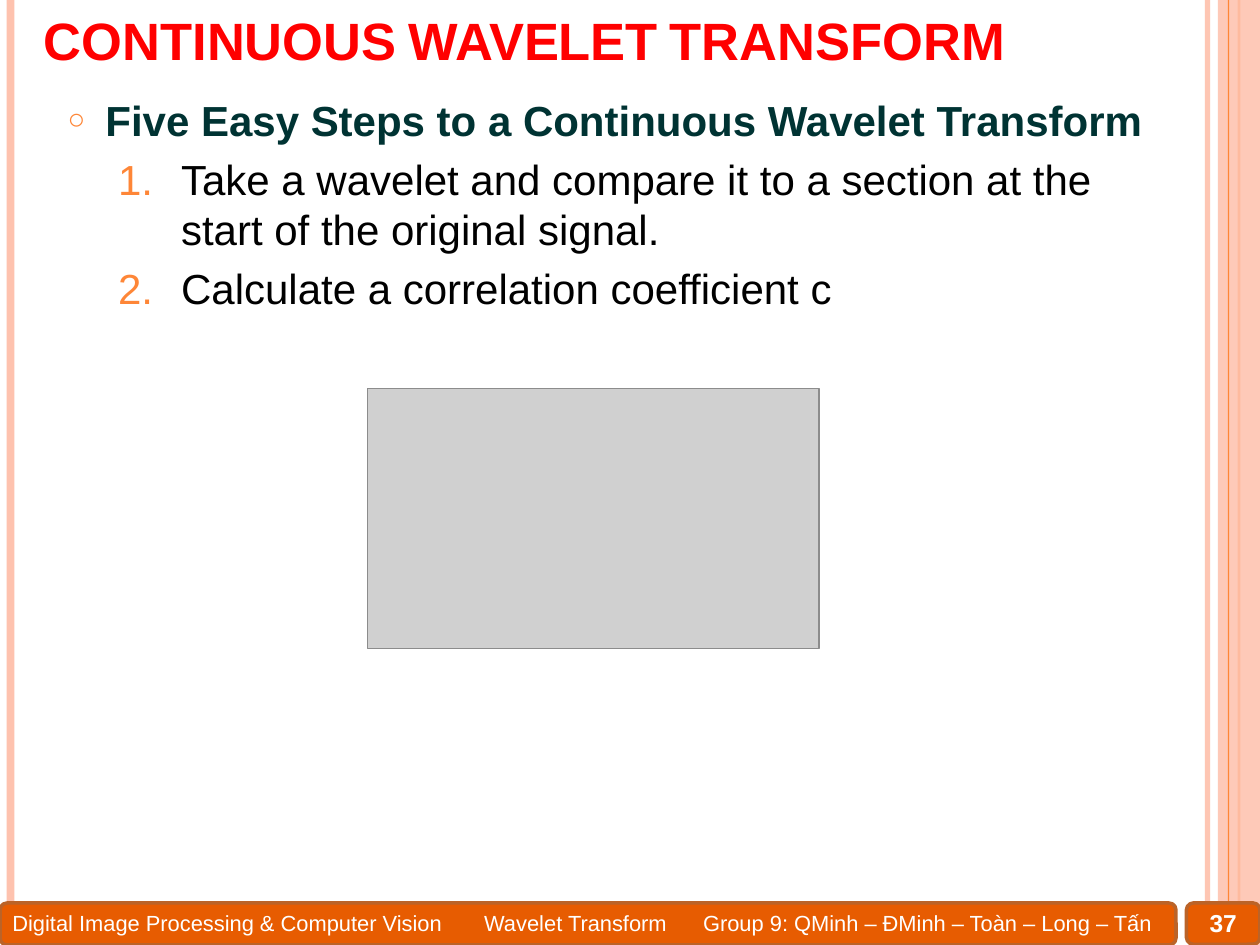
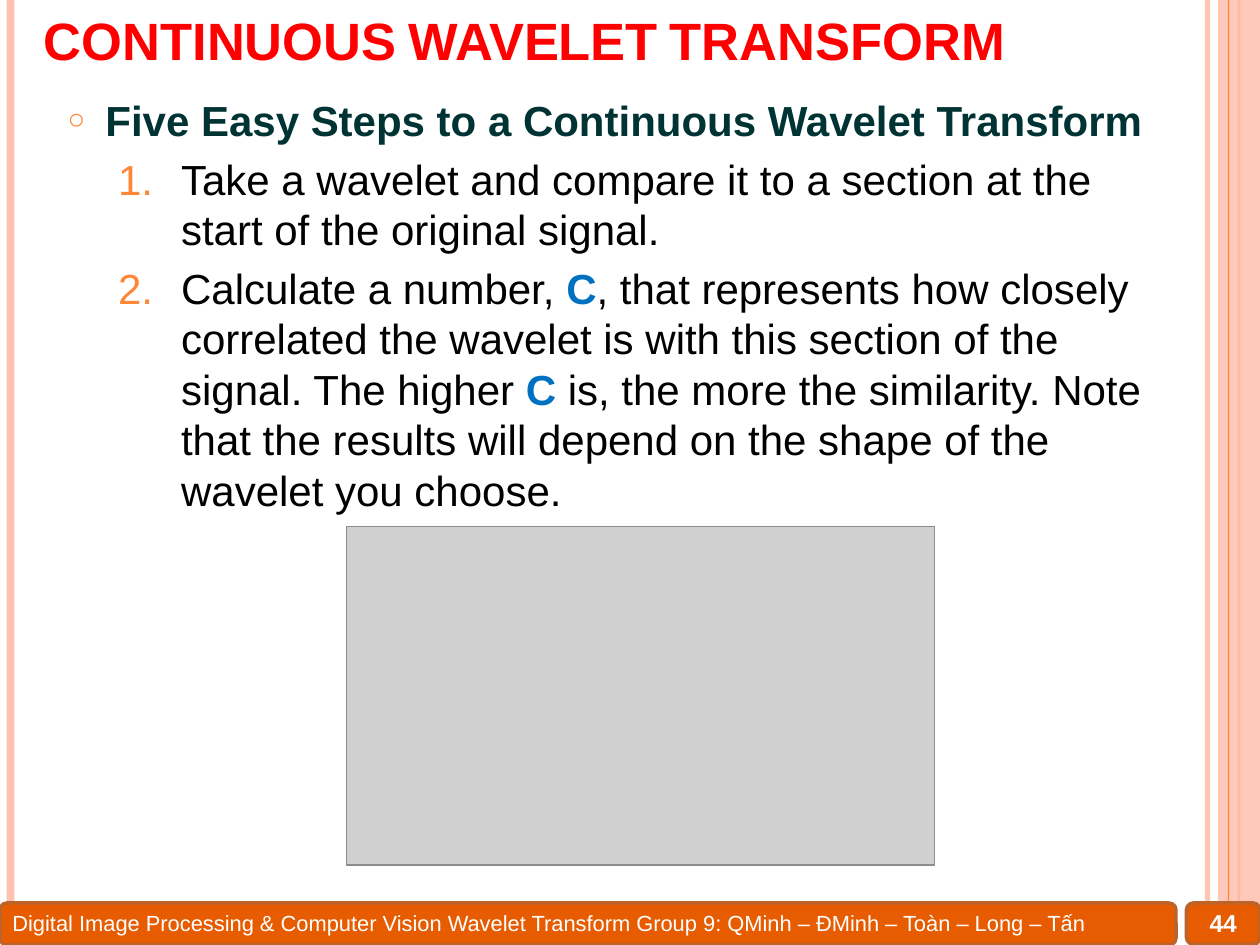
Before and after one commit to Alex7Huynh/dip-g9, a slide deck: slide 44 of 6. PPT/Wavelet transform.pptx (slide 37 before the commit). Drawn at 1260x945 pixels with LibreOffice and Linux fonts; fonts in the diff are those of the drawing; grey boxes stand for pictures. Boxes give left, top, right and bottom in pixels: in the first picture for what was removed or moved away, otherwise in the second. Text is boxed around its words. In the diff, an @@ line names an element or a change of style, - is before the commit and + after.

```diff
--- a/6. PPT/Wavelet transform.pptx
+++ b/6. PPT/Wavelet transform.pptx
@@ text at <box>181,273,1141,514</box>: text changed @@
-  2. Calculate a correlation coefficient c
+  2. Calculate a number, C, that represents how closely correlated the wavelet is with this section of the signal. The higher C is, the more the similarity. Note that the results will depend on the shape of the wavelet you choose.
@@ picture: place and size @@
-picture at <box>368,388,819,648</box>
+picture at <box>346,527,935,866</box>
@@ text "Digital Image Processing & Computer ..." rewrapped from <box>12,914,1152,935</box> to <box>12,914,1085,935</box> @@
@@ page number at <box>1210,915,1237,932</box>: text changed @@
-37
+44
```
Also in this commit, not shown: 20 other slides changed, 12 slides added, 17 slides removed, 1 other file.
